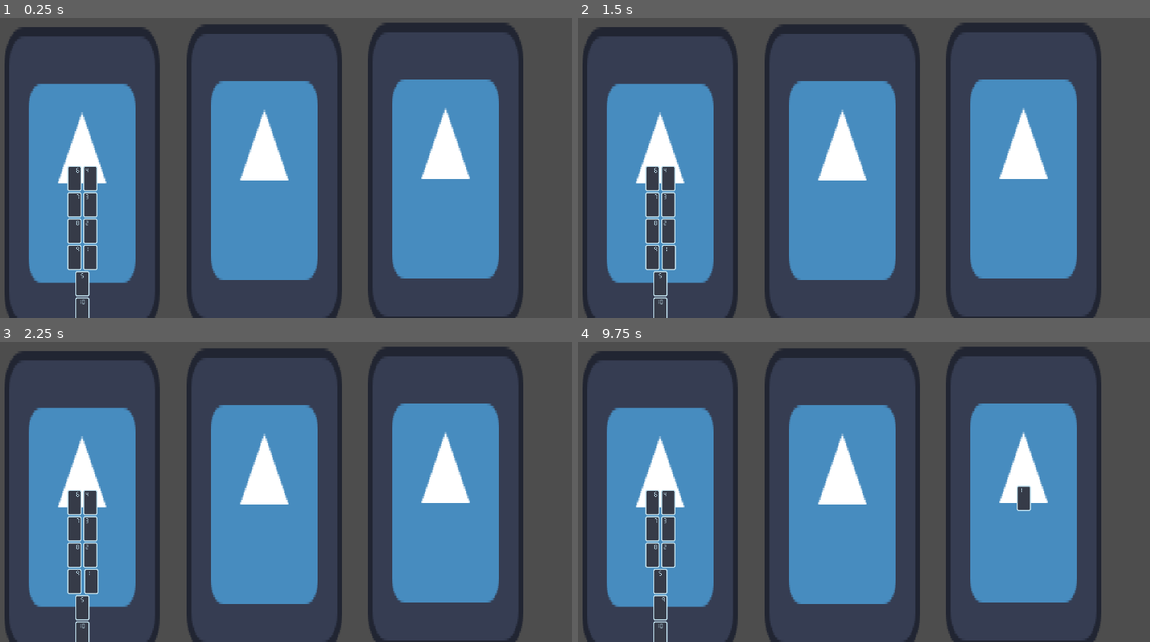
Above: before the commit, frames 1-4 (two rows, left to right).
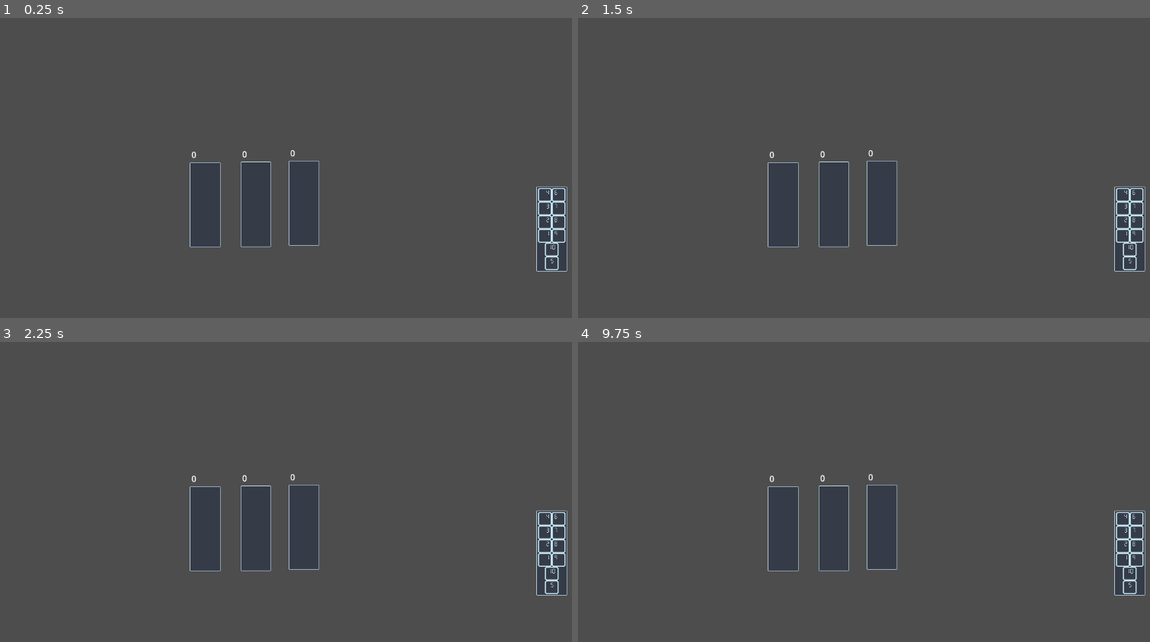
Above: after the commit, the same moments.

Repository: will-pettifer/caravan
Game: Godot game, scene res://main.tscn
The game is run twice, just before and just after one commit, with the same random seed, the same clock (stepped at 60 frames per second) and the same inputs. The engine's default icon, where the game draws it, is replaced by a stand-in: a white triangle on a blue panel in a dark square.
Inputs (mouse positions are in pixels of both pictures, inside the frame that each line leads up to):
- Up to frame 1 (0.25 s): no input
- Up to frame 2 (1.5 s): tap Enter at 0.5 s; move the mouse to (658, 180) at 0.52 s; press the mouse at (658, 180) at 0.53 s; tap Space at 1.25 s; move the mouse to (669, 258) at 1.27 s; release the mouse at (669, 258) at 1.28 s; click (669, 258) at 1.35 s
- Up to frame 3 (2.25 s): tap Enter at 2 s; move the mouse to (91, 582) at 2.02 s; press the mouse at (91, 582) at 2.03 s
- Up to frame 4 (9.75 s): tap Space at 2.75, 4.25 s; move the mouse to (669, 555) at 2.77 s; release the mouse at (669, 555) at 2.78 s; click (669, 555) at 2.85 s; tap Enter at 3.5 s; move the mouse to (669, 528) at 3.52 s; press the mouse at (669, 528) at 3.53 s; right-click (669, 528) at 4.15 s; move the mouse to (669, 504) at 4.27 s; release the mouse at (669, 504) at 4.28 s; click (669, 504) at 4.35 s; move the mouse to (658, 609) at 5.02 s; press the mouse at (658, 609) at 5.03 s; move the mouse to (652, 504) at 5.77 s; release the mouse at (652, 504) at 5.78 s; click (652, 504) at 5.85 s; move the mouse to (652, 528) at 6.52 s; press the mouse at (652, 528) at 6.53 s; move the mouse to (652, 555) at 7.27 s; release the mouse at (652, 555) at 7.28 s; click (652, 555) at 7.35 s; move the mouse to (652, 582) at 8.02 s; press the mouse at (652, 582) at 8.03 s; move the mouse to (658, 633) at 8.77 s; release the mouse at (658, 633) at 8.78 s; click (658, 633) at 8.85 s; move the mouse to (1024, 498) at 9.52 s; press the mouse at (1024, 498) at 9.53 s

The runs differ from the first frame. In frame 1, 44% of the frame differs, in the area x 0-100%, y 1-100%; in frame 2, 44%; in frame 3, 44%; in frame 4, 44%.
Error before the commit: Invalid call. Nonexistent function 'cancel' in base 'Node (GameManager.gd)'. (res://card.gd:37)

Commit message:
Add polish to card movement

Diff:
--- a/GameManager.gd
+++ b/GameManager.gd
@@ -12,6 +12,11 @@
 		cooldown -= delta
 
 
+func _input(event: InputEvent) -> void:
+	if event.is_action_pressed("cancel"):
+		cancel()
+
+
 func pickup(card: Card, zone: Zone):
 	if held_card or\
 	cooldown > 0 or\
@@ -23,8 +28,17 @@
 	card.state = Card.State.FLOATING
 	card.z_index = 10
 	card.reparent(self)
-	zone.cards.erase(card)
 	cooldown = COOLDOWN
+
+
+func cancel():
+	if !held_card: return
+
+	held_card.state = Card.State.ZONE
+	held_card.z_index = 2
+	held_card.reparent(held_card.parent_zone)
+	held_card.parent_zone.refresh()
+	held_card = null
 
 
 func drop(zone: Zone):
@@ -33,12 +47,17 @@
 	zone.type != Zone.Type.PLAYER:
 		return
 
+	held_card.state = Card.State.ZONE
+	held_card.z_index = 2
+	held_card.parent_zone.cards.erase(held_card)
+	held_card.parent_zone.refresh()
 	held_card.reparent(zone)
+
+	if held_card.parent_zone != zone:
+		held_card.parent_zone = zone
+		# Next turn
+
 	zone.cards.append(held_card)
 	zone.refresh()
-	held_card.state = Card.State.ZONE
-	held_card.z_index = 2
-	held_card.parent_zone.refresh()
-	held_card.parent_zone = zone
 	held_card = null
 	cooldown = COOLDOWN
--- a/card.gd
+++ b/card.gd
@@ -33,8 +33,6 @@
 	if state != State.FOCUSED: return
 	if event.is_action_pressed("select"):
 		GameManager.pickup(self, parent_zone)
-	elif event.is_action_pressed("cancel"):
-		GameManager.cancel()
 
 
 func focus_enter():
--- a/card.tscn
+++ b/card.tscn
@@ -4,51 +4,54 @@
 [ext_resource type="Texture2D" uid="uid://wj4upme3y50j" path="res://numbers.png" id="2_rjlel"]
 
 [sub_resource type="RectangleShape2D" id="RectangleShape2D_rjlel"]
-size = Vector2(27, 48)
+size = Vector2(26, 26)
+
+[sub_resource type="AtlasTexture" id="AtlasTexture_rjlel"]
+atlas = ExtResource("2_rjlel")
+region = Rect2(0, 0, 26, 26)
 
 [sub_resource type="AtlasTexture" id="AtlasTexture_q5obu"]
 atlas = ExtResource("2_rjlel")
-region = Rect2(0, 0, 27, 48)
+region = Rect2(27, 0, 26, 26)
 
 [sub_resource type="AtlasTexture" id="AtlasTexture_e484p"]
 atlas = ExtResource("2_rjlel")
-region = Rect2(28, 0, 27, 48)
+region = Rect2(54, 0, 26, 26)
 
 [sub_resource type="AtlasTexture" id="AtlasTexture_fpac0"]
 atlas = ExtResource("2_rjlel")
-region = Rect2(56, 0, 27, 48)
+region = Rect2(81, 0, 26, 26)
 
 [sub_resource type="AtlasTexture" id="AtlasTexture_1i5pp"]
 atlas = ExtResource("2_rjlel")
-region = Rect2(84, 0, 27, 48)
+region = Rect2(108, 0, 26, 26)
 
 [sub_resource type="AtlasTexture" id="AtlasTexture_pjytt"]
 atlas = ExtResource("2_rjlel")
-region = Rect2(112, 0, 27, 48)
+region = Rect2(135, 0, 26, 26)
 
 [sub_resource type="AtlasTexture" id="AtlasTexture_b4rk6"]
 atlas = ExtResource("2_rjlel")
-region = Rect2(140, 0, 27, 48)
+region = Rect2(162, 0, 26, 26)
 
 [sub_resource type="AtlasTexture" id="AtlasTexture_6lcat"]
 atlas = ExtResource("2_rjlel")
-region = Rect2(168, 0, 27, 48)
+region = Rect2(189, 0, 26, 26)
 
 [sub_resource type="AtlasTexture" id="AtlasTexture_ut1v0"]
 atlas = ExtResource("2_rjlel")
-region = Rect2(196, 0, 27, 48)
+region = Rect2(216, 0, 26, 26)
 
 [sub_resource type="AtlasTexture" id="AtlasTexture_vno60"]
 atlas = ExtResource("2_rjlel")
-region = Rect2(224, 0, 27, 48)
-
-[sub_resource type="AtlasTexture" id="AtlasTexture_l0gnn"]
-atlas = ExtResource("2_rjlel")
-region = Rect2(252, 0, 27, 48)
+region = Rect2(243, 0, 26, 26)
 
 [sub_resource type="SpriteFrames" id="SpriteFrames_is7yf"]
 animations = [{
 "frames": [{
+"duration": 1.0,
+"texture": SubResource("AtlasTexture_rjlel")
+}, {
 "duration": 1.0,
 "texture": SubResource("AtlasTexture_q5obu")
 }, {
@@ -75,9 +78,6 @@
 }, {
 "duration": 1.0,
 "texture": SubResource("AtlasTexture_vno60")
-}, {
-"duration": 1.0,
-"texture": SubResource("AtlasTexture_l0gnn")
 }],
 "loop": true,
 "name": &"default",
@@ -90,13 +90,10 @@
 script = ExtResource("1_kikvd")
 
 [node name="CollisionShape2D" type="CollisionShape2D" parent="."]
-position = Vector2(0.5, 0)
 shape = SubResource("RectangleShape2D_rjlel")
 
 [node name="AnimatedSprite2D" type="AnimatedSprite2D" parent="."]
-position = Vector2(0.5, 0)
 sprite_frames = SubResource("SpriteFrames_is7yf")
-frame = 5
 frame_progress = 0.95438963
 
 [connection signal="mouse_entered" from="." to="." method="_on_mouse_entered"]
--- a/main.tscn
+++ b/main.tscn
@@ -6,11 +6,14 @@
 
 [node name="Zone" parent="." instance=ExtResource("1_0xm2m")]
 z_index = -4
-position = Vector2(216, 383)
+position = Vector2(1105, 414)
 type = 1
 
 [node name="Zone2" parent="." instance=ExtResource("1_0xm2m")]
-position = Vector2(904, 375)
+position = Vector2(636, 365)
 
 [node name="Zone3" parent="." instance=ExtResource("1_0xm2m")]
-position = Vector2(561, 378)
+position = Vector2(545, 367)
+
+[node name="Zone4" parent="." instance=ExtResource("1_0xm2m")]
+position = Vector2(449, 368)
--- a/project.godot
+++ b/project.godot
@@ -37,3 +37,5 @@
 textures/canvas_textures/default_texture_filter=0
 renderer/rendering_method="gl_compatibility"
 renderer/rendering_method.mobile="gl_compatibility"
+2d/snap/snap_2d_transforms_to_pixel=true
+2d/snap/snap_2d_vertices_to_pixel=true
--- a/zone.gd
+++ b/zone.gd
@@ -10,7 +10,7 @@
 var cards: Array[Card]
 
 const CARD = preload("res://card.tscn")
-const CARD_SPACING = 50
+const CARD_SPACING = 26
 
 enum Type {PLAYER, PLAYER_HAND, ENEMY, ENEMY_HAND}
 
@@ -35,28 +35,39 @@
 
 
 func refresh():
+	value = 0
+
 	cards = card_sort(cards)
-	var temp: Array[Card]
+	var matches: Array[Card]
 
 	for i in cards.size():
 		for j in i:
 			if cards[i].value + cards[j].value != 10: continue
-			temp.append(cards[i])
-			temp.append(cards[j])
+			matches.append(cards[i])
+			matches.append(cards[j])
 
 	var i = 0
 	var j = 0
-	while i < temp.size():
-		temp[i].position = Vector2(-15, j * CARD_SPACING)
-		temp[i + 1].position = Vector2(15, j * CARD_SPACING)
+	while i < matches.size():
+		value += 20
+
+		matches[i].position = Vector2(-CARD_SPACING / 2, j * CARD_SPACING)
+		matches[i + 1].position = Vector2(CARD_SPACING / 2, j * CARD_SPACING)
 		i += 2
 		j += 1
 
 	for card in cards:
-		if temp.has(card): continue
+		if matches.has(card): continue
+		value += card.value
+
 		card.position = Vector2(0, j * CARD_SPACING)
 		i += 1
 		j += 1
+
+	if type != Type.PLAYER_HAND and type != Type.ENEMY_HAND:
+		$RichTextLabel.text = str(value)
+	else:
+		$RichTextLabel.text = ""
 
 func card_sort(cards: Array[Card]):
 	var output: Array[Card]
@@ -67,7 +78,7 @@
 			continue
 
 		for j in output.size():
-			if cards[i].value < output[j].value:
+			if cards[i].value > output[j].value:
 				output.insert(j, cards[i])
 				break
 			if j == output.size() - 1:
--- a/zone.tscn
+++ b/zone.tscn
@@ -1,12 +1,12 @@
 [gd_scene load_steps=5 format=3 uid="uid://bgb0e6o5i7kn0"]
 
 [ext_resource type="Script" uid="uid://dmgdts2ih3r4x" path="res://zone.gd" id="1_prk50"]
-[ext_resource type="Texture2D" uid="uid://baabk23wxr2q1" path="res://icon.svg" id="2_llkuv"]
+[ext_resource type="Texture2D" uid="uid://bfa3emdxovbv" path="res://zone.png" id="2_llkuv"]
 
 [sub_resource type="CanvasItemMaterial" id="CanvasItemMaterial_1i4dq"]
 
 [sub_resource type="RectangleShape2D" id="RectangleShape2D_prk50"]
-size = Vector2(293, 577)
+size = Vector2(58, 162)
 
 [node name="Zone" type="Area2D"]
 z_as_relative = false
@@ -14,11 +14,19 @@
 
 [node name="CollisionShape2D" type="CollisionShape2D" parent="."]
 material = SubResource("CanvasItemMaterial_1i4dq")
-position = Vector2(0.5, 0.5)
+position = Vector2(0, 65)
 shape = SubResource("RectangleShape2D_prk50")
 
-[node name="Icon" type="Sprite2D" parent="."]
-scale = Vector2(2.3, 4.5)
+[node name="RichTextLabel" type="RichTextLabel" parent="."]
+offset_left = -26.0
+offset_top = -42.0
+offset_right = 25.0
+offset_bottom = -18.0
+text = "0"
+metadata/_edit_use_anchors_ = true
+
+[node name="Zone" type="Sprite2D" parent="."]
+position = Vector2(0, 65)
 texture = ExtResource("2_llkuv")
 
 [connection signal="mouse_entered" from="." to="." method="_on_mouse_entered"]
Binary file changed: numbers.aseprite
Binary file changed: numbers.png
Binary file added: zone.aseprite
Binary file added: zone.png
Not shown, added: zone.png.import
